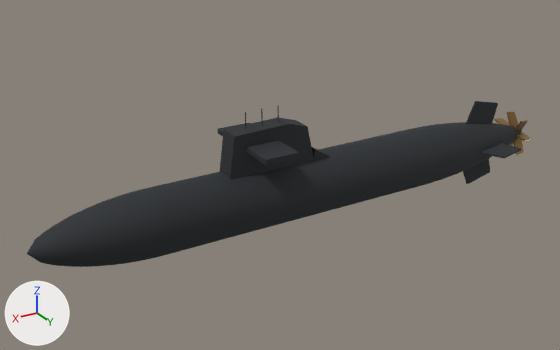
The glTF model assets/models/pla_ssk_type039a.glb: old version first, new version second.
The view is the same before and after, from a 50 mm camera at (6.93, 10.27, 5.1) aimed at (0.6, -0.27, -0.17). Lighting does not change. The marker at lower left points along +X, +Y and +Z. The first picture is the older version. Vertices at exactly the same position are counted once.

The first picture shows 'bronze', 'rubber'.
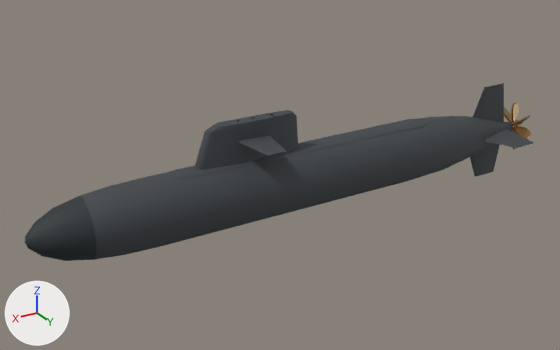
Pixel boxes [x1, y1, x2, y2] of what changed, in the pictures (560 x 350 px):
'rubber', reshaped (8% narrower, 7% taller)
    before: [27, 101, 522, 267]
    after: [80, 83, 534, 260]
'boot_topping', added
    after: [25, 113, 273, 261]
part 1 of me_rubber, rebuilt (12% narrower)
    before: [27, 122, 522, 267]
    after: [80, 116, 513, 260]
part 2 of me_rubber, rebuilt
    before: [220, 117, 314, 180]
    after: [195, 110, 298, 170]
part 3 of me_rubber, added
    after: [164, 116, 454, 180]
part 4 of me_rubber, added
    after: [470, 143, 500, 177]
part 5 of me_rubber, added
    after: [484, 129, 534, 148]
part 6 of me_rubber, added
    after: [473, 83, 504, 122]
part 7 of me_rubber, added
    after: [239, 136, 287, 156]
part 8 of me_rubber, deleted
    before: [312, 147, 330, 160]
part 9 of me_rubber, deleted (black)
    before: [463, 101, 521, 184]
part 10 of me_rubber, deleted (black)
    before: [218, 123, 299, 165]

The change in detail:
Material 'submarine_coating' (mat_submarine_coating) is new.
Its base color is (0.051, 0.0588, 0.0667) (dark grey #404549).
Its roughness is 0.73.
Material 'boot_topping' (mat_boot_topping) is new.
Its base color is (0.0196, 0.0275, 0.0314) (dark grey #262e32).
Its roughness is 0.7.
me_rubber is used by ob_rubber; location (0.0, 0.0, 0.0).
me_rubber had 626 vertices, 1224 faces and spanned x -5.0..5.0, y -0.87..0.87, z -1.19..1.19.
me_rubber no longer uses material mat_rubber (black #262a2e).
me_rubber now has 836 vertices, 1590 faces and spans x -4.68..4.12, y -0.93..0.93, z -1.08..1.06.
me_rubber part 1: the loose piece of 530 vertices spanning x -5.0..5.0, y -0.54..0.54, z -0.86..0.21 is rebuilt with 480 vertices and now spans x -4.68..4.12, y -0.53..0.53, z -0.7..0.41, in mat_submarine_coating (dark grey #404549).
me_rubber part 2: the loose piece of 10 vertices spanning x 0.2..1.8, y -0.18..0.18, z 0.16..0.92 is rebuilt with 128 vertices and now spans x 0.39..2.35, y -0.15..0.15, z 0.29..1.06, in mat_submarine_coating (dark grey #404549).
me_rubber part 3: a new loose piece of 96 vertices spanning x -3.06..3.82, y -0.22..0.22, z 0.28..0.42, in mat_submarine_coating (dark grey #404549).
me_rubber part 4: a new loose piece of 22 vertices spanning x -4.43..-3.45, y -0.03..0.03, z -1.08..-0.25, in mat_submarine_coating (dark grey #404549).
me_rubber part 5: a new loose piece of 22 vertices spanning x -4.43..-3.45, y 0.11..0.93, z -0.18..-0.11, in mat_submarine_coating (dark grey #404549).
me_rubber part 6: a new loose piece of 22 vertices spanning x -4.43..-3.45, y -0.03..0.03, z -0.04..0.79, in mat_submarine_coating (dark grey #404549).
me_rubber part 7: a new loose piece of 22 vertices spanning x 1.02..1.61, y 0.08..0.86, z 0.74..0.79, in mat_submarine_coating (dark grey #404549).
me_rubber part 8: the loose piece of 6 vertices spanning x -0.2..0.2, y -0.18..0.18, z 0.14..0.38 is deleted.
me_rubber part 9: 24 vertices removed from x -4.2..-3.2, y -0.87..0.87, z -1.19..0.54.
me_rubber part 10: 8 vertices removed from x 0.9..1.5, y -0.81..0.81, z 0.6..0.68.
Other edits to the shape of me_rubber do not show in these pictures.
me_rubber gains material mat_submarine_coating (dark grey #404549).
Mesh me_boot_topping is new.
It has 432 vertices, 794 faces and spans x -1.17..5.0, y -0.47..0.47, z -0.63..1.08.
It uses material mat_boot_topping (dark grey #262e32).
Object 'boot_topping' (ob_boot_topping) is new; it shows me_boot_topping.
Its location is (0.0, 0.0, 0.0).
